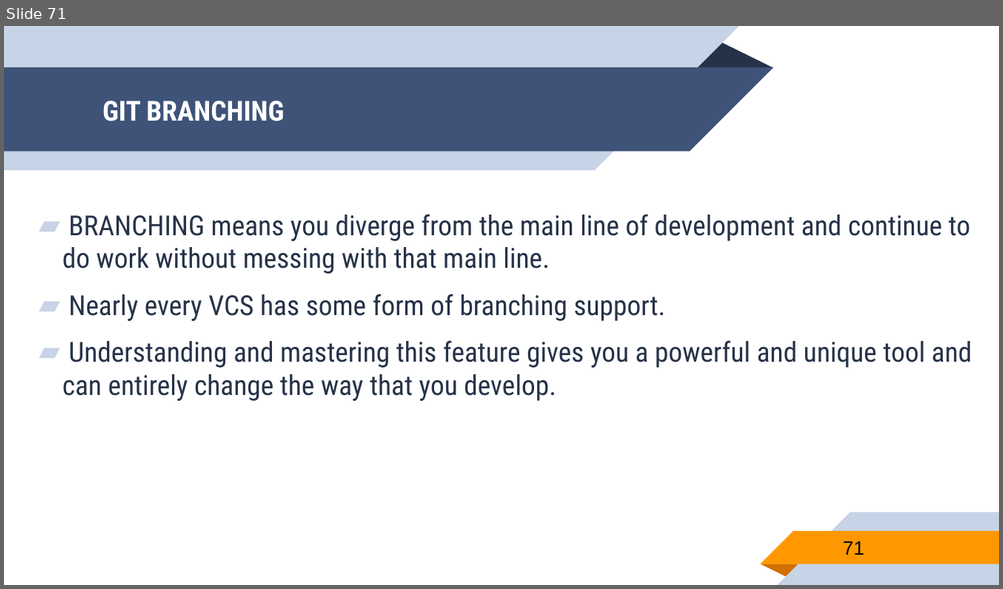
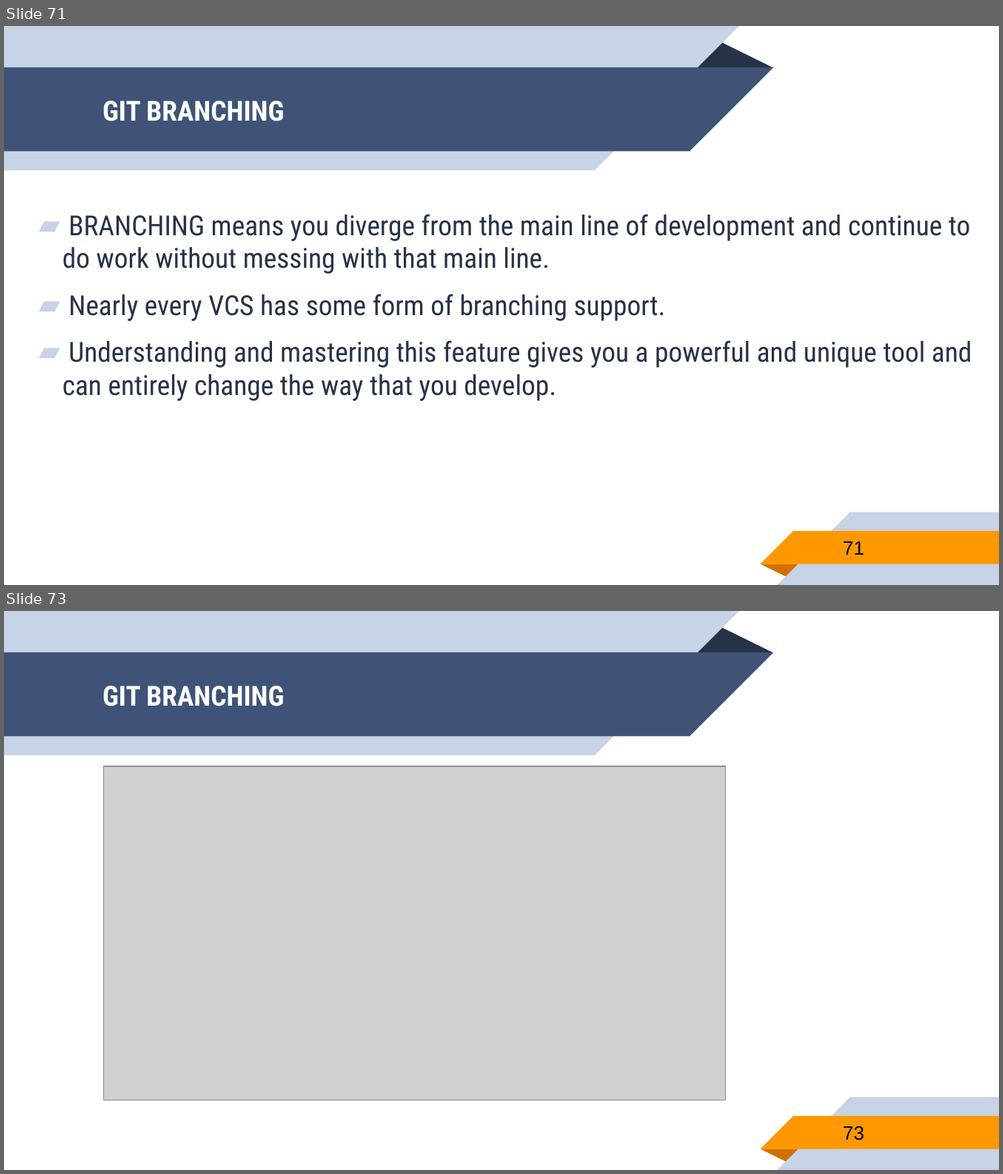
Before and after one commit to nguyentrongtiencntt/GIT, a slide deck: GIT.pptx. Shown one above the other, each under a label of ours: slide 71 before the commit, slides 71 and 73 after it; the slides between them are not shown. The pictures are 1003x589 and 1003x1174 pixels, drawn with LibreOffice and Linux fonts; fonts in the diff are those of the drawing; grey boxes stand for pictures. Boxes give left, top, right and bottom in pixels: in the first picture for what was removed or moved away, otherwise in the second. Text is boxed around its words. In the diff, an @@ line names an element or a change of style, - is before the commit and + after.

Commit message:
finish the basic branch and merge

```diff
--- a/GIT.pptx
+++ b/GIT.pptx
@@ slide 73 added at (4,611,999,1170), background #FFFFFF; not listed: 10 template elements that a slide beside it also shows @@
@@ title added at (102,686,284,706), 20 pt, text #FFFFFF, bold @@
+GIT BRANCHING
@@ picture added at (103,766,725,1100) @@
@@ page number added at (842,1126,864,1141), 14 pt, text #000000 @@
+73
```
Also in this commit, not shown: 24 other slides added.
